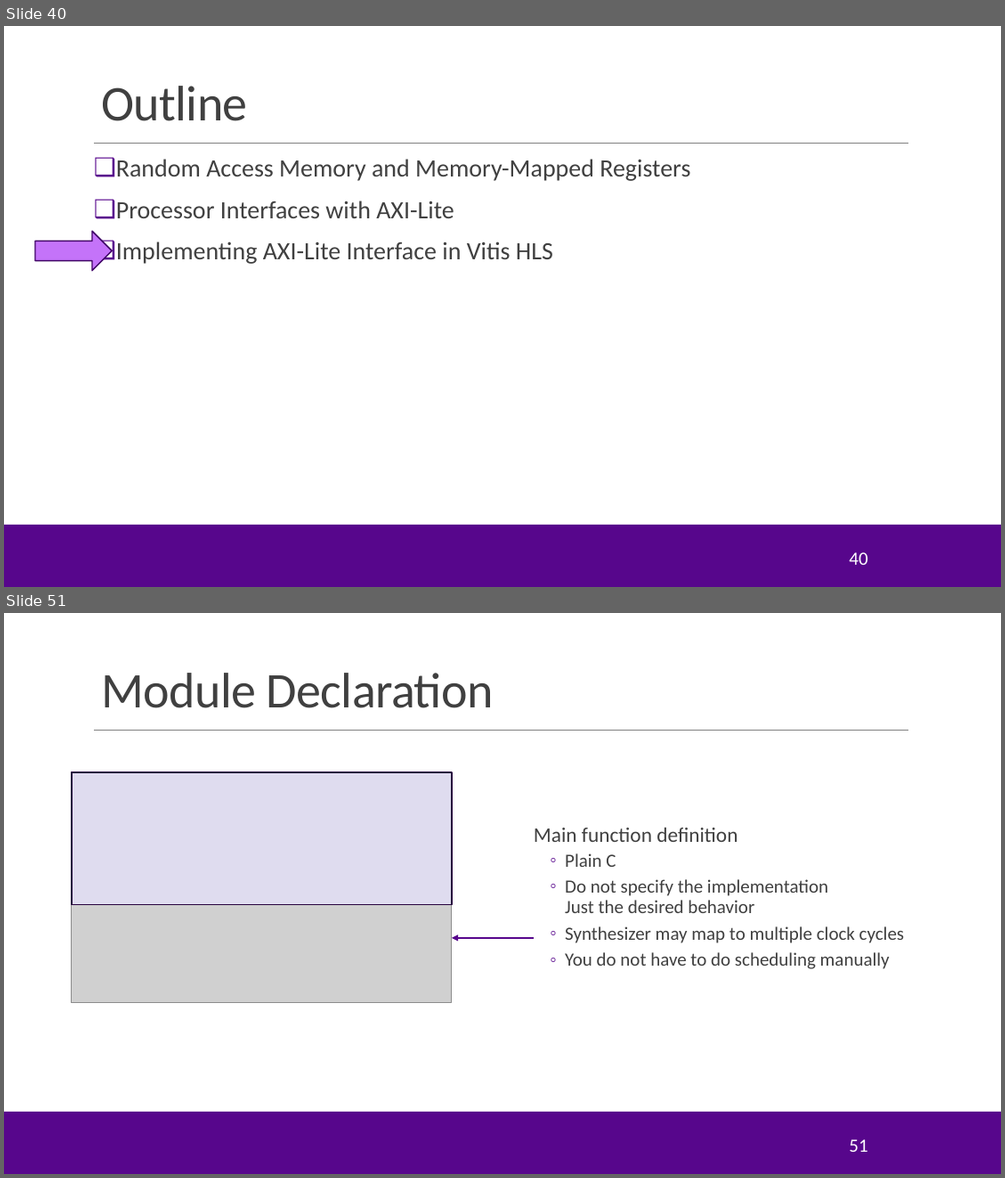
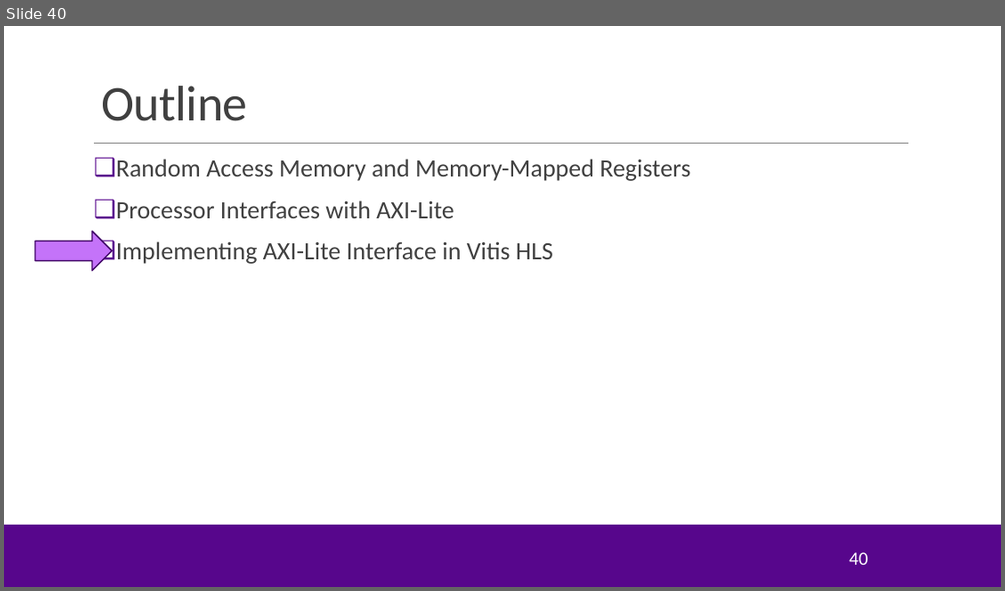
Before and after one commit to sdrangan/hwdesign, a slide deck: units/unit04_procif/procif.pptx. Shown one above the other, each under a label of ours: slides 40 and 51 before the commit, slide 40 after it; the slides between them are not shown. The pictures are 1005x1178 and 1005x591 pixels, drawn with LibreOffice and Linux fonts; fonts in the diff are those of the drawing; grey boxes stand for pictures; background and template pictures are left out. Boxes give left, top, right and bottom in pixels: in the first picture for what was removed or moved away, otherwise in the second. Text is boxed around its words. In the diff, an @@ line names an element or a change of style, - is before the commit and + after.

```diff
--- a/units/unit04_procif/procif.pptx
+++ b/units/unit04_procif/procif.pptx
@@ slide 51 removed at (4, 613, 1001, 1174), background #FFFFFF; not listed: 3 template elements that a slide beside it also shows @@
@@ title removed at (101, 673, 494, 708) @@
-Module Declaration
@@ picture removed at (72, 772, 451, 1002) @@
@@ rectangle removed at (72, 772, 451, 905) @@
@@ text removed at (534, 827, 904, 969) @@
-Main function definition
-  ◦ Plain C
-  ◦ Do not specify the implementation
-    Just the desired behavior
-  ◦ Synthesizer may map to multiple clock cycles
-  ◦ You do not have to do scheduling manually
@@ arrow removed from (534, 938) to (452, 938) @@
@@ page number removed at (849, 1139, 867, 1151) @@
-51
```
Also in this commit, not shown: 7 slides changed, 5 slides added, 12 other slides removed, 3 other files.
